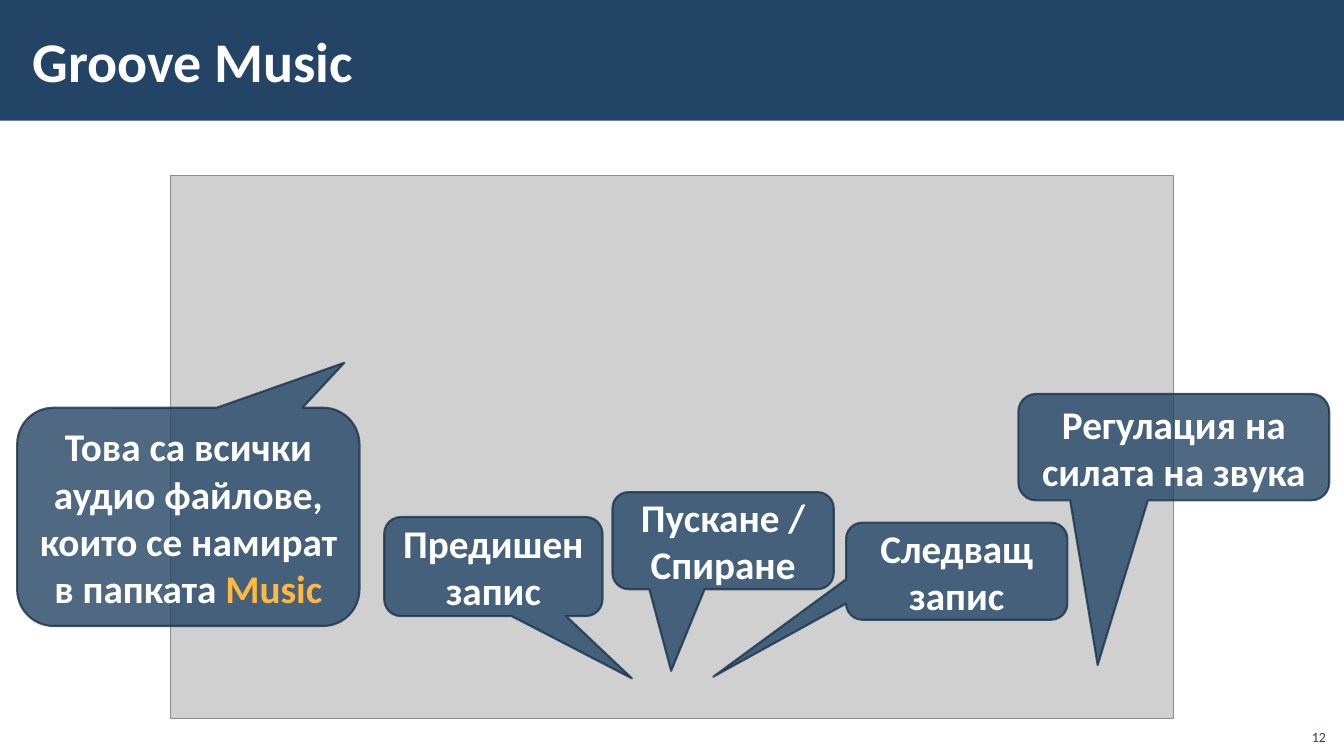
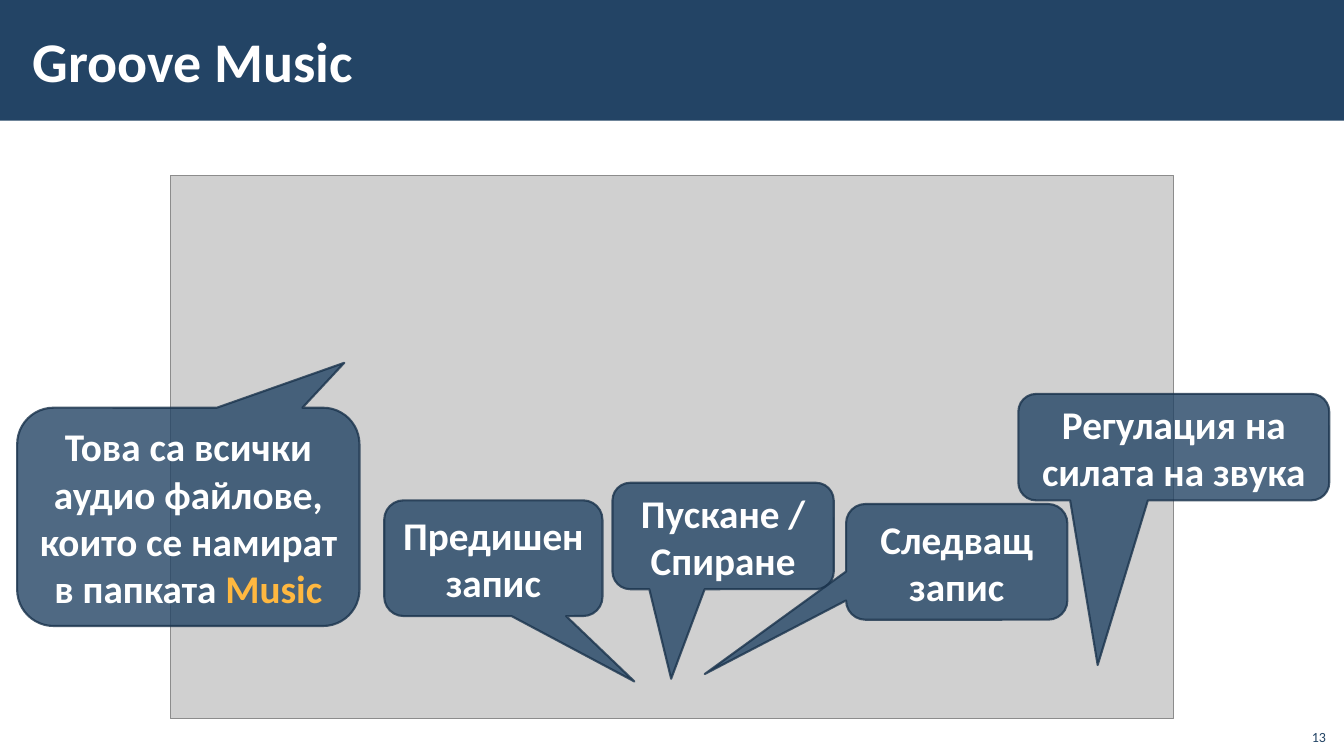
Before and after one commit to BG-IT-Edu/School-Programming, a slide deck: slide 13 of Courses/Computer-Modeling-and-IT/Computer-Modeling-and-IT-5-Class/10-Working-With-Sound-and-Video-Information/10-Working-With-Sound-and-Video-Information.pptx (slide 12 before the commit). Drawn at 1344x756 pixels with LibreOffice and Linux fonts; fonts in the diff are those of the drawing; grey boxes stand for pictures; background and template pictures are left out. Boxes give left, top, right and bottom in pixels: in the first picture for what was removed or moved away, otherwise in the second. Text is boxed around its words. In the diff, an @@ line names an element or a change of style, - is before the commit and + after.

```diff
--- a/Courses/Computer-Modeling-and-IT/Computer-Modeling-and-IT-5-Class/10-Working-With-Sound-and-Video-Information/10-Working-With-Sound-and-Video-Information.pptx
+++ b/Courses/Computer-Modeling-and-IT/Computer-Modeling-and-IT-5-Class/10-Working-With-Sound-and-Video-Information/10-Working-With-Sound-and-Video-Information.pptx
@@ rounded speech box "Предишен запис": place and size @@
-rounded speech box "Предишен запис" at bbox=[384, 517, 603, 616]
+rounded speech box "Предишен запис" at bbox=[384, 500, 603, 616]
@@ rounded speech box "Предишен запис" at bbox=[384, 500, 603, 616]: proportions changed @@
@@ rounded speech box "Пускане / Спиране": place and size @@
-rounded speech box "Пускане / Спиране" at bbox=[613, 492, 835, 589]
+rounded speech box "Пускане / Спиране" at bbox=[613, 483, 835, 590]
@@ rounded speech box "Следващ запис" at bbox=[846, 504, 1068, 620]: proportions changed @@
@@ rounded speech box "Следващ запис": place and size @@
-rounded speech box "Следващ запис" at bbox=[846, 523, 1068, 620]
+rounded speech box "Следващ запис" at bbox=[846, 504, 1068, 620]
@@ page number at bbox=[1312, 733, 1326, 742]: text changed @@
-12
+13
```
Also in this commit, not shown: 5 other slides changed, 2 slides added.
